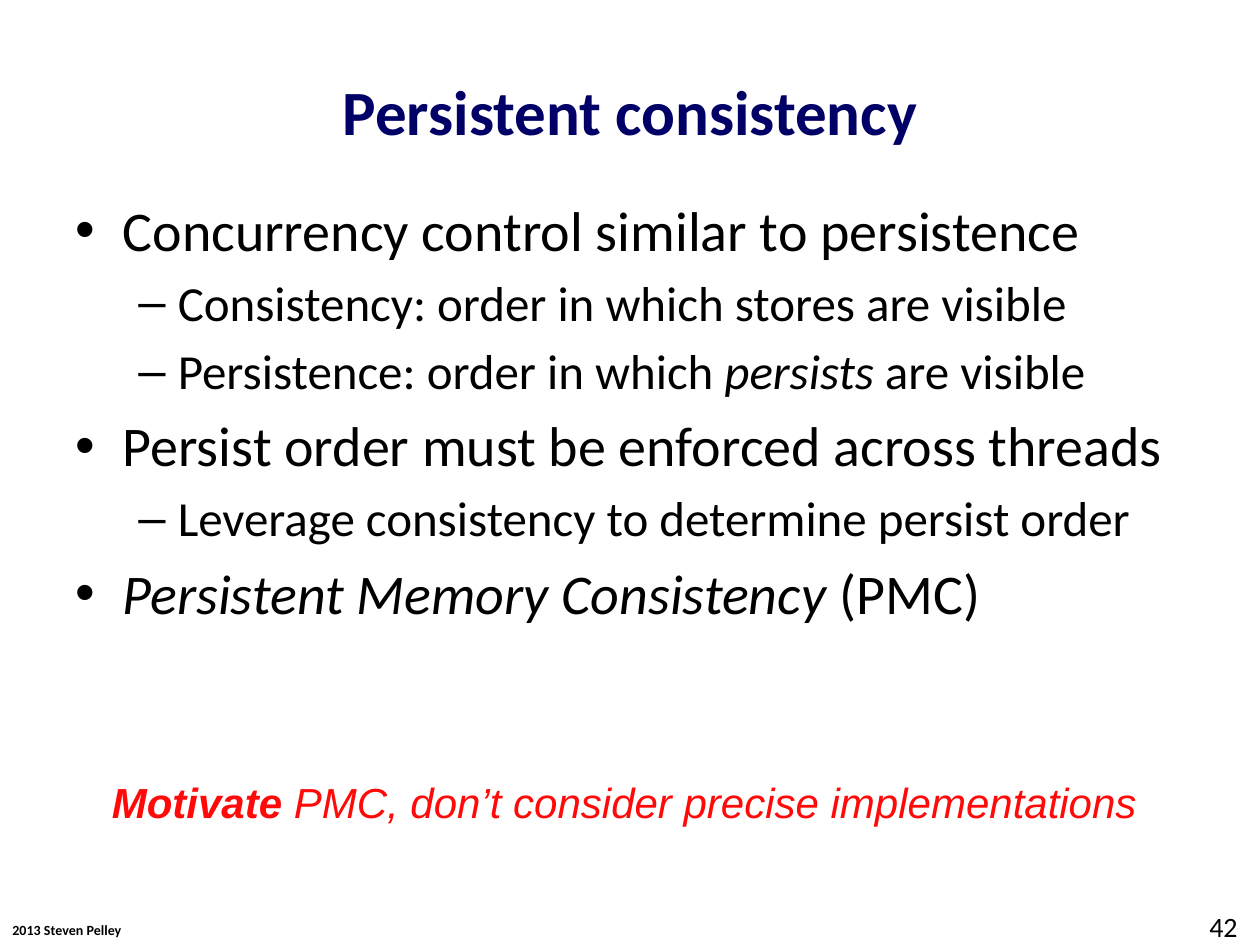
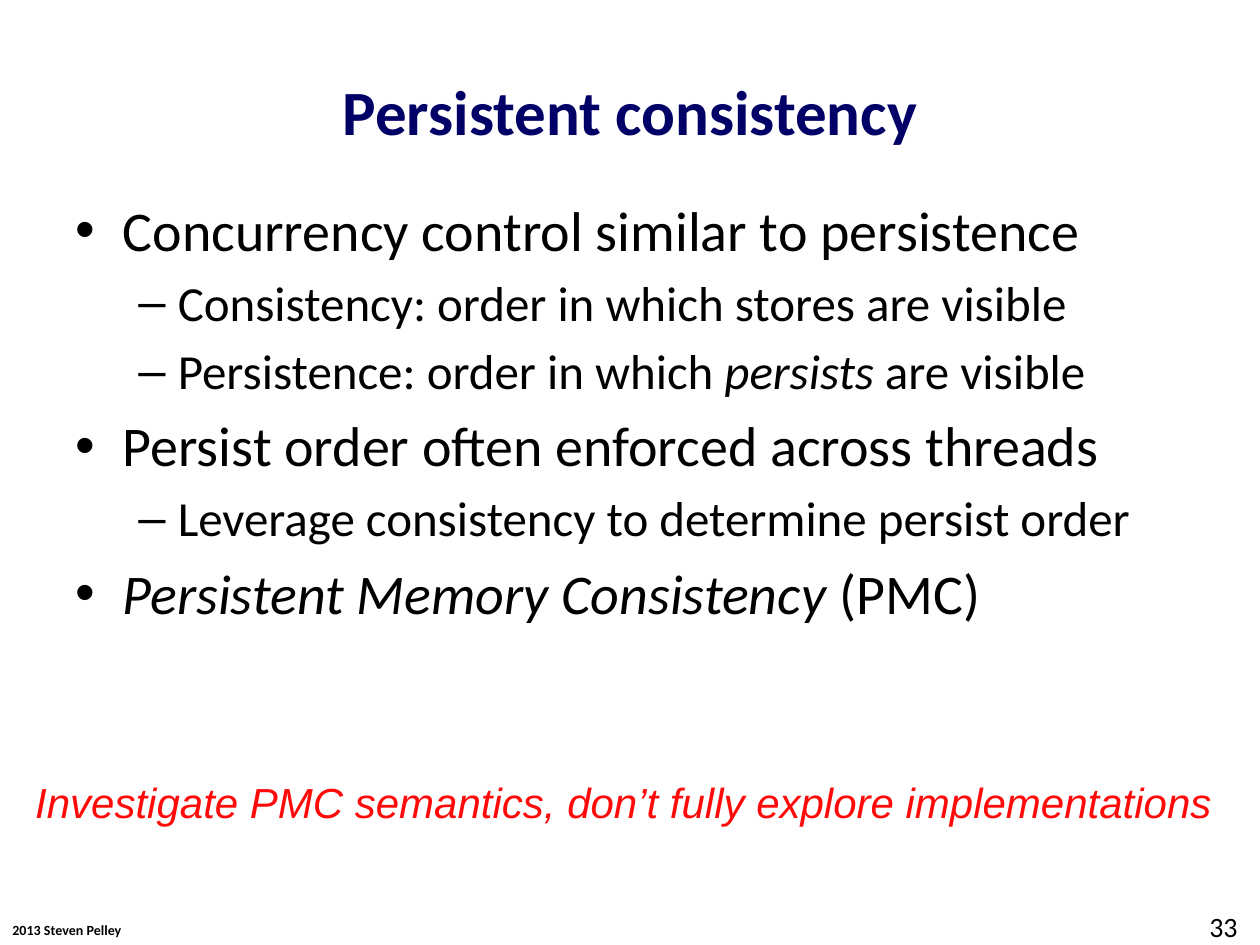
Before and after one commit to Abulila/dissertation, a slide deck: slide 33 of proposal/proposal.pptx (slide 42 before the commit). Drawn at 1260x945 pixels with LibreOffice and Linux fonts; fonts in the diff are those of the drawing; background and template pictures are left out. Boxes give left, top, right and bottom in pixels: in the first picture for what was removed or moved away, otherwise in the second. Text is boxed around its words. In the diff, an @@ line names an element or a change of style, - is before the commit and + after.

```diff
--- a/proposal/proposal.pptx
+++ b/proposal/proposal.pptx
@@ text at bbox=[123, 427, 1098, 467]: text changed @@
-• Persist order must be enforced across threads
+• Persist order often enforced across threads
@@ text at bbox=[35, 787, 1212, 826]: text changed @@
-Motivate PMC, don’t consider precise implementations
+Investigate PMC semantics, don’t fully explore implementations
@@ page number at bbox=[1209, 919, 1237, 938]: text changed @@
-42
+33
```
Also in this commit, not shown: 25 other slides changed, 4 slides added, 6 slides removed.
